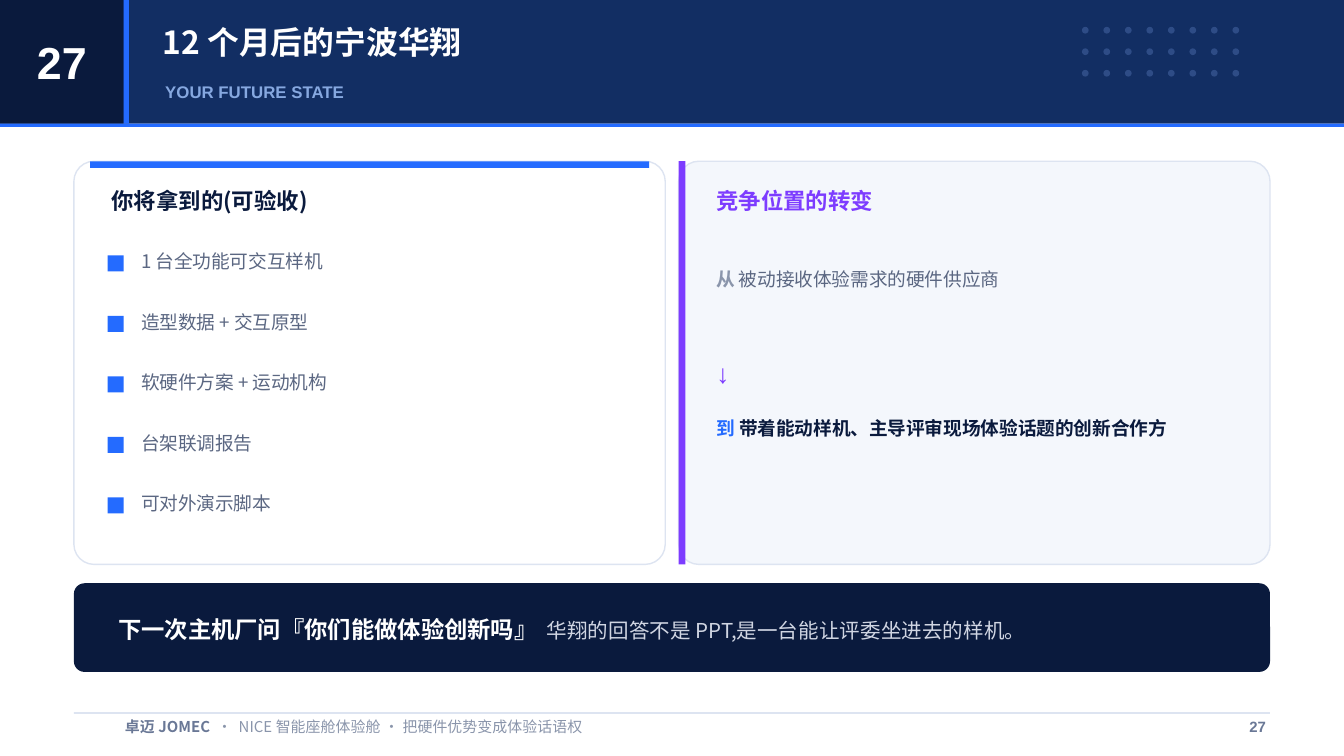
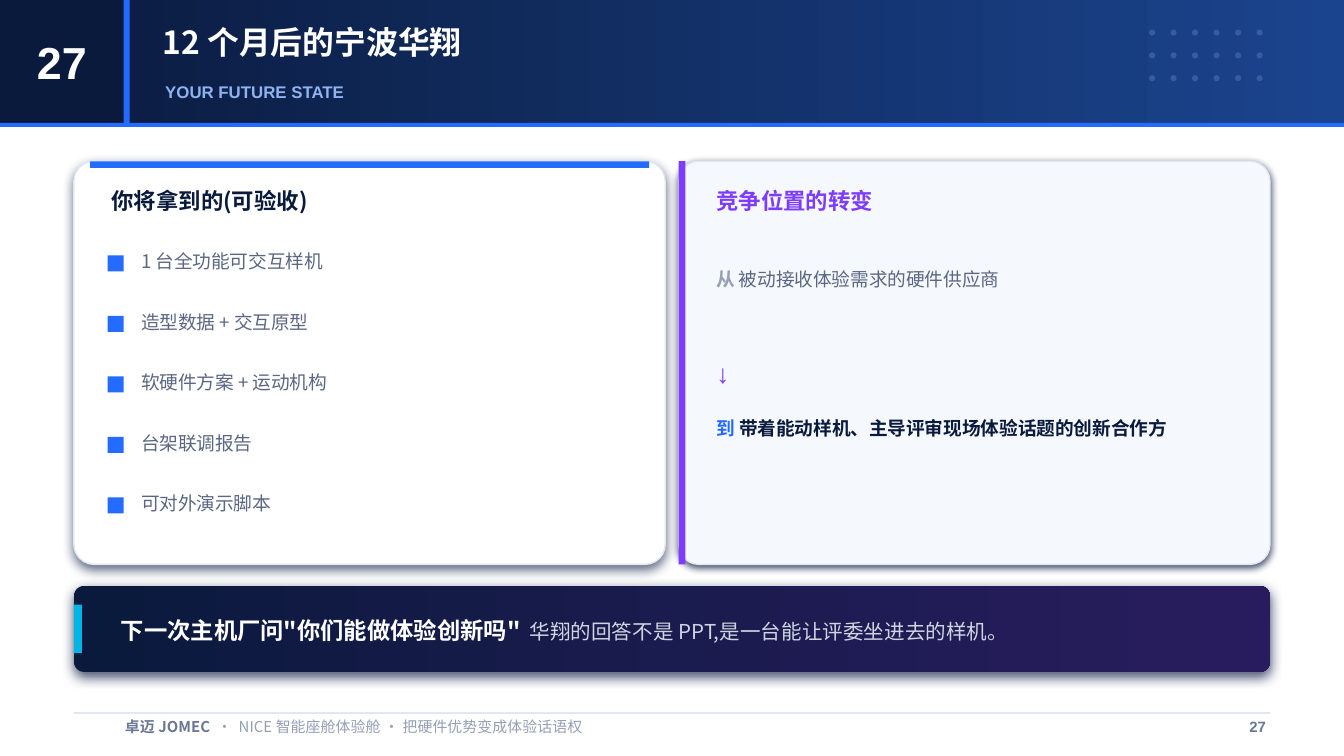
Before and after one commit to JOMECDESIGN/sales-proposal, a slide deck: slide 27 of NICE-智能座舱-售前方案-master-V2.pptx. Drawn at 1344x756 pixels with LibreOffice and Linux fonts; fonts in the diff are those of the drawing. Boxes give left, top, right and bottom in pixels: in the first picture for what was removed or moved away, otherwise in the second. Text is boxed around its words. In the diff, an @@ line names an element or a change of style, - is before the commit and + after.

```diff
--- a/NICE-智能座舱-售前方案-master-V2.pptx
+++ b/NICE-智能座舱-售前方案-master-V2.pptx
@@ rectangle at bbox=[0, 0, 1344, 124]: fill #122E63 to gradient #0A1A3D to #1B448E @@
@@ ellipse removed at bbox=[1082, 27, 1089, 34] @@
@@ ellipse removed at bbox=[1103, 27, 1110, 34] @@
@@ ellipse removed at bbox=[1082, 48, 1089, 55] @@
@@ ellipse removed at bbox=[1103, 48, 1110, 55] @@
@@ text "YOUR FUTURE STATE" at bbox=[165, 86, 344, 98]: text colour #86A8E0 to #8FB2F0 @@
@@ ellipse removed at bbox=[1082, 70, 1089, 77] @@
@@ ellipse removed at bbox=[1103, 70, 1110, 77] @@
@@ 10 ellipses: place and size @@
-10 ellipses at bbox=[1146, 48, 1239, 77]
+10 ellipses at bbox=[1149, 52, 1241, 81]
@@ fill #2E4C86 to #3A5C9E in 18 elements at bbox=[1192, 30, 1198, 35], bbox=[1214, 30, 1219, 35], bbox=[1235, 30, 1241, 35], bbox=[1149, 30, 1154, 35], bbox=[1171, 30, 1176, 35], bbox=[1192, 52, 1198, 58], bbox=[1214, 52, 1219, 58], bbox=[1235, 52, 1241, 58], bbox=[1149, 52, 1154, 58], bbox=[1171, 52, 1176, 58], bbox=[1192, 75, 1198, 81], bbox=[1214, 75, 1219, 81], bbox=[1235, 75, 1241, 81], bbox=[1149, 75, 1154, 81], bbox=[1171, 75, 1176, 81], bbox=[1257, 30, 1262, 35], bbox=[1257, 52, 1262, 58], bbox=[1257, 75, 1262, 81] @@
@@ 3 ellipses: place and size @@
-3 ellipses at bbox=[1125, 27, 1132, 77]
+3 ellipses at bbox=[1257, 30, 1262, 81]
@@ rounded rectangle at bbox=[74, 161, 665, 564]: outline #DDE4F1 0.75 pt to #E2E8F3 0.75 pt; shadow on @@
@@ rounded rectangle at bbox=[679, 161, 1270, 564]: fill #F4F7FC to #F5F8FD; outline #DDE4F1 0.75 pt to #E2E8F3 0.75 pt; shadow on @@
@@ rounded rectangle at bbox=[74, 586, 1270, 672]: fill #0A1A3D to gradient #0A1A3D to #291C5E; shadow on @@
@@ rectangle added at bbox=[74, 605, 82, 653], fill #00B5E3 @@
@@ text at bbox=[121, 619, 1009, 643]: text changed @@
-下一次主机厂问『你们能做体验创新吗』 华翔的回答不是 PPT,是一台能让评委坐进去的样机。
+下一次主机厂问"你们能做体验创新吗" 华翔的回答不是 PPT,是一台能让评委坐进去的样机。
```
Also in this commit, not shown: 28 other slides changed, 1 other file.
